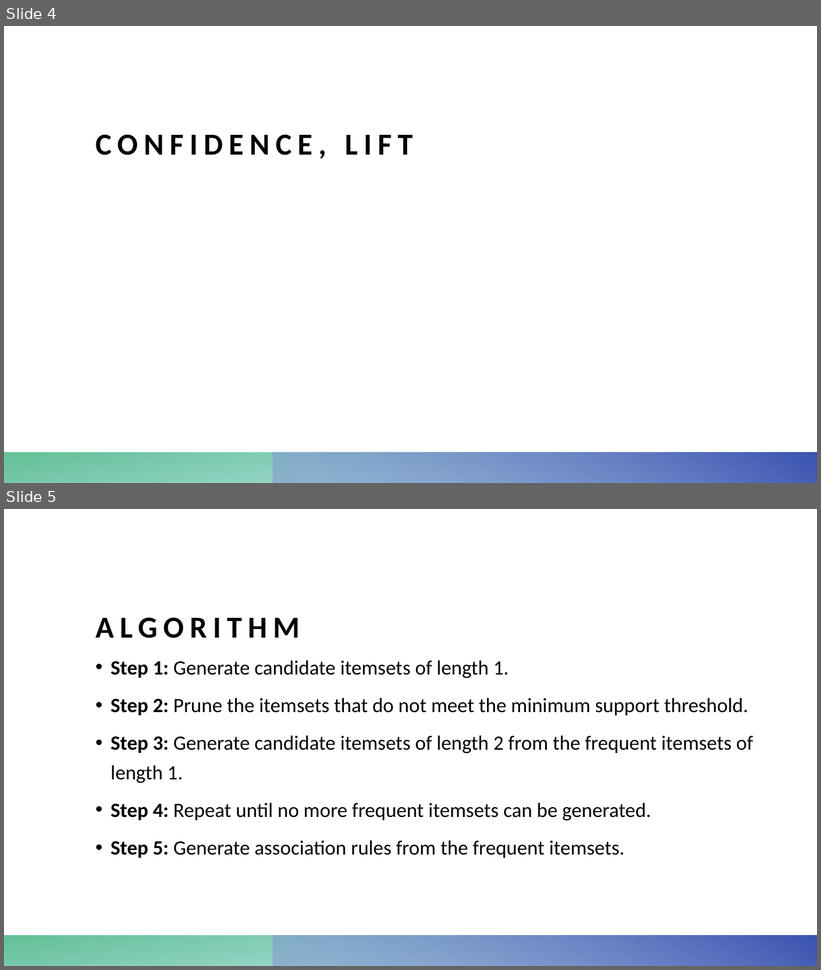
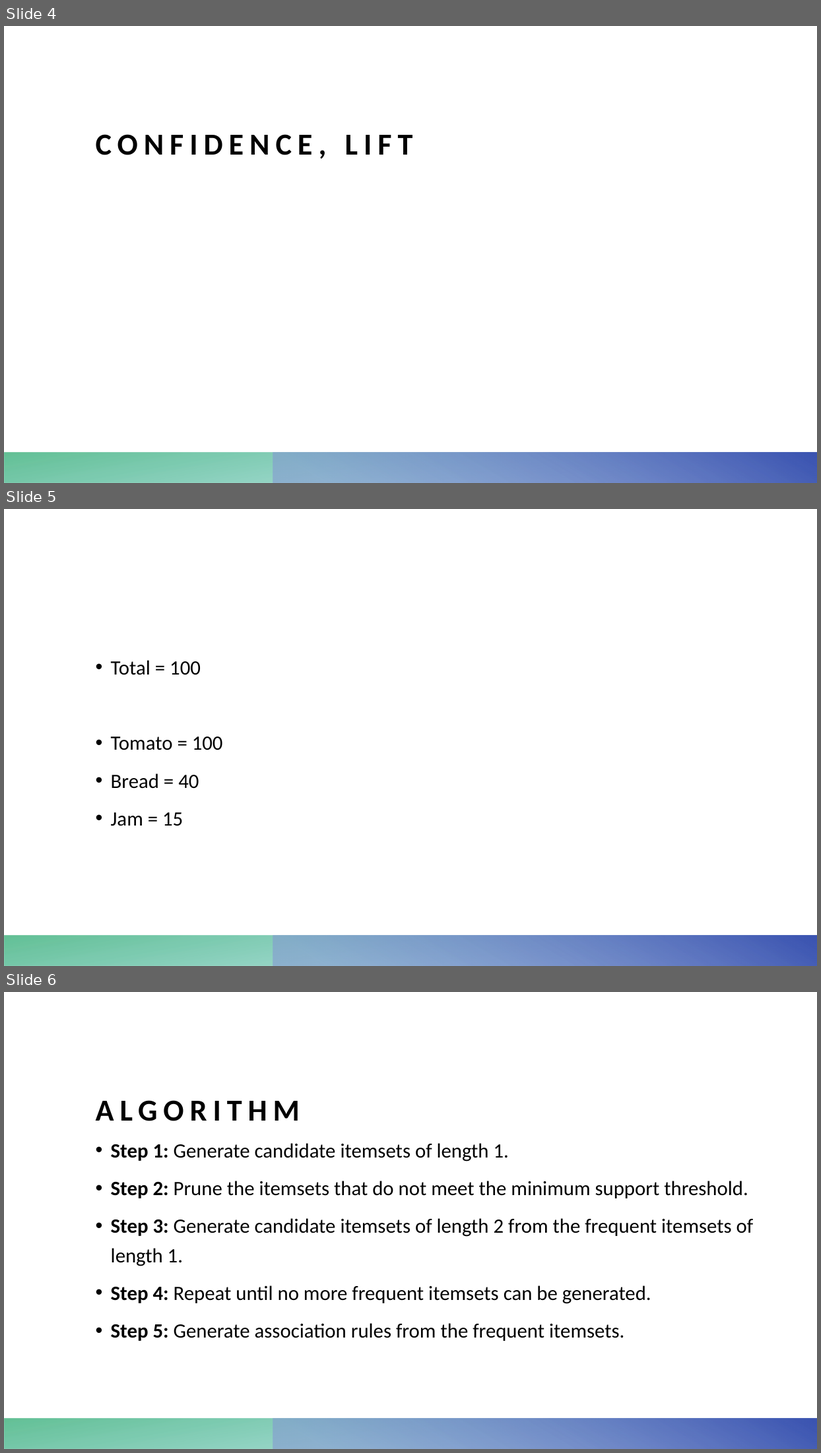
Before and after one commit to SunilGorantla/QT_Batch_0011, a slide deck: Machine_Learning/106 Association Rules/106 Unsupervised Learning - Association Rules.pptx. Shown one above the other, each under a label of ours: slides 4 and 5 before the commit, slides 4, 5 and 6 after it. The pictures are 821x970 and 821x1453 pixels, drawn with LibreOffice and Linux fonts; fonts in the diff are those of the drawing; grey boxes stand for pictures. Boxes give left, top, right and bottom in pixels: in the first picture for what was removed or moved away, otherwise in the second. Text is boxed around its words. In the diff, an @@ line names an element or a change of style, - is before the commit and + after.

```diff
--- a/Machine_Learning/106 Association Rules/106 Unsupervised Learning - Association Rules.pptx
+++ b/Machine_Learning/106 Association Rules/106 Unsupervised Learning - Association Rules.pptx
@@ slide 5 added at (4,509,817,966), background #FFFFFF; not listed: 2 template elements that a slide beside it also shows @@
@@ text added at (111,660,223,826), 24 pt, text #000000 @@
+• Total = 100
+• Tomato = 100
+• Bread = 40
+• Jam = 15
@@ what was slide 5 is now slide 6 @@
```
Also in this commit, not shown: 10 other files.
